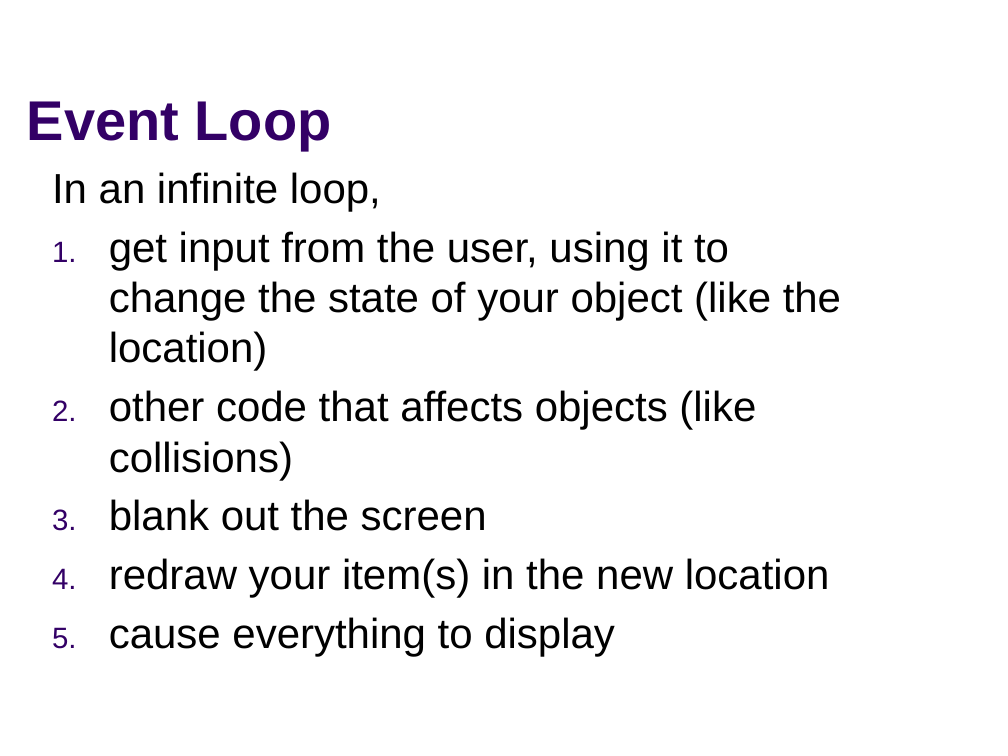
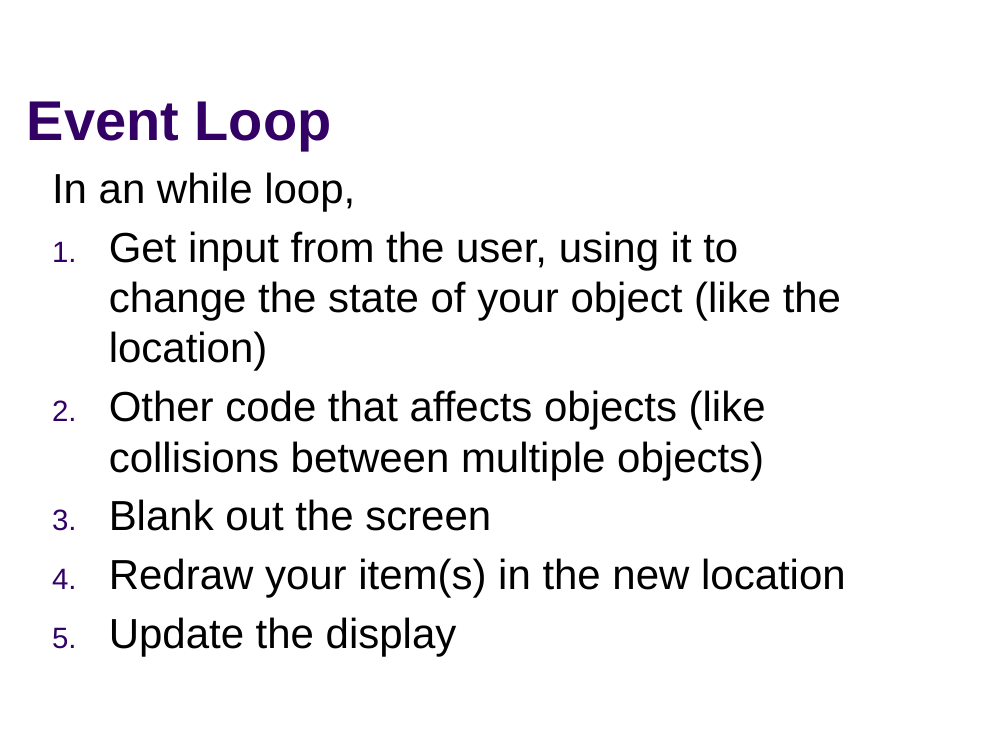
Before and after one commit to RHIT-CSSE/catapult, a slide deck: slide 6 of docs/Program/Session3/2019UpdatedPygame.pptx (slide 7 before the commit). Drawn at 1008x756 pixels with LibreOffice and Linux fonts; fonts in the diff are those of the drawing; background and template pictures are left out. Boxes give left, top, right and bottom in pixels: in the first picture for what was removed or moved away, otherwise in the second. Text is boxed around its words. In the diff, an @@ line names an element or a change of style, - is before the commit and + after.

```diff
--- a/docs/Program/Session3/2019UpdatedPygame.pptx
+++ b/docs/Program/Session3/2019UpdatedPygame.pptx
@@ text at (52, 172, 846, 657): text changed @@
-In an infinite loop,
-1. get input from the user, using it to change the state of your object (like the location)
-2. other code that affects objects (like collisions)
-3. blank out the screen
-4. redraw your item(s) in the new location
-5. cause everything to display
+In an while loop,
+1. Get input from the user, using it to change the state of your object (like the location)
+2. Other code that affects objects (like collisions between multiple objects)
+3. Blank out the screen
+4. Redraw your item(s) in the new location
+5. Update the display
```
Also in this commit, not shown: 8 other slides changed, 1 slide removed, 5 other files.
